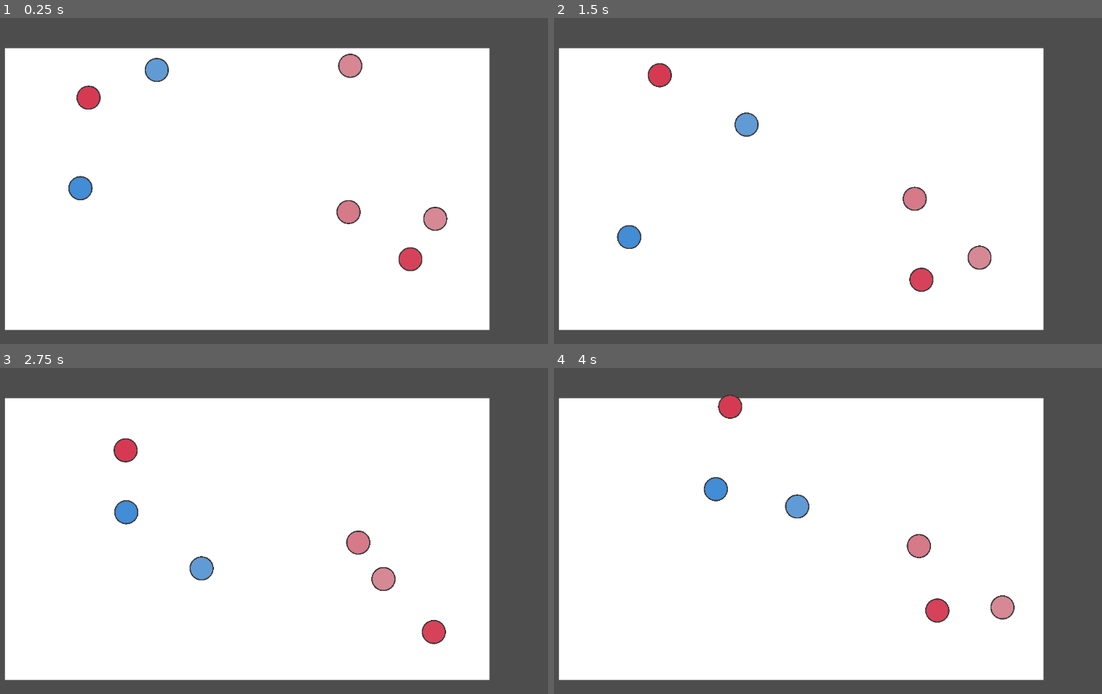
Above: before the commit, frames 1-4 (two rows, left to right).
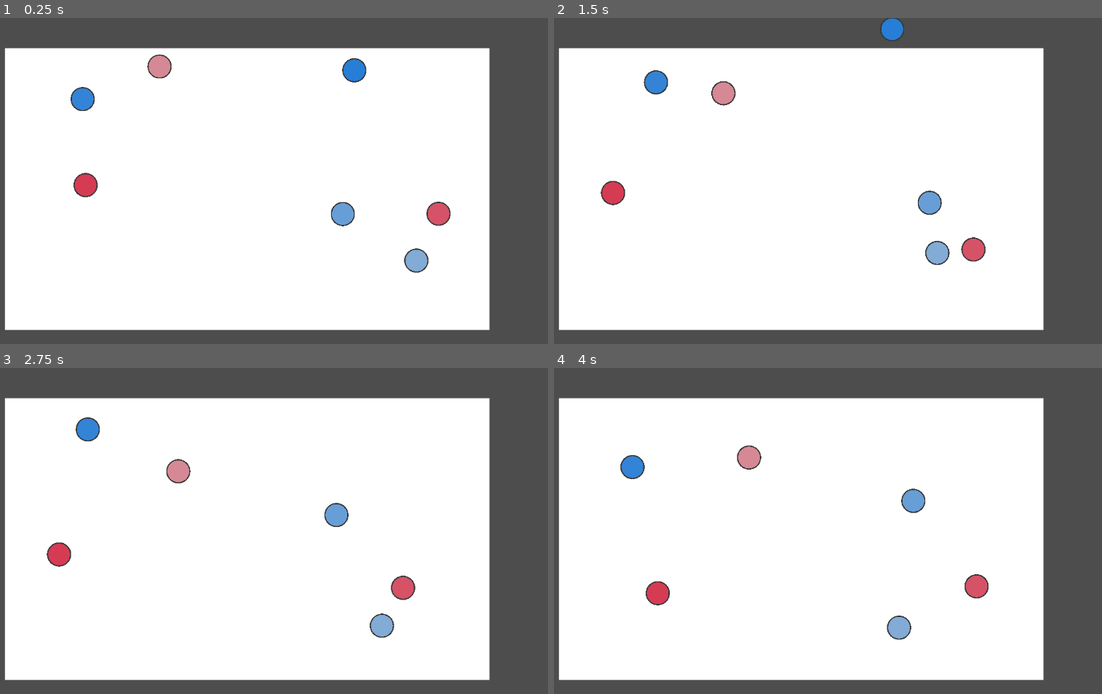
Above: after the commit, the same moments.

Repository: s7eamy/social-bubbles
Game: Godot game, scene res://scenes/levels/test_level/test_level.tscn
Same seed, same stepped clock (60 frames per second), same inputs: the game is played once before the commit and once after it. This scene is started directly instead of the project's main scene.
Inputs:
- Up to frame 1 (0.25 s): no input
- Up to frame 2 (1.5 s): no input
- Up to frame 3 (2.75 s): no input
- Up to frame 4 (4 s): no input

The runs differ from the first frame. In frame 1, 2.4% of the frame differs, in the area x 12-83%, y 10-79%; in frame 2, 3.1%; in frame 3, 3.2%; in frame 4, 3.2%, in the area x 12-85%, y 8-84%.

Commit message:
feat: randomize brownian motion update intervals

Diff:
--- a/scenes/unit/unit.gd
+++ b/scenes/unit/unit.gd
@@ -1,9 +1,9 @@
 extends CharacterBody2D
 
-# Speed of the Brownian motion
-var speed: float = 300.0
+# Speed of unit
+var speed: float = 120.0
 # Time interval to update direction
-var update_interval: float = 0.2
+var update_interval: float
 
 # colors
 const COLOR_ILLITERATE = Color(214 / 255.0, 42 / 255.0, 69 / 255.0)
@@ -19,6 +19,7 @@
 # Called when the node enters the scene tree for the first time.
 func _ready() -> void:
 	randomize()
+	update_interval = randf_range(0.1, 0.9)
 	media_literacy_score = randi_range(-100, 100);
 	update_color()
 
